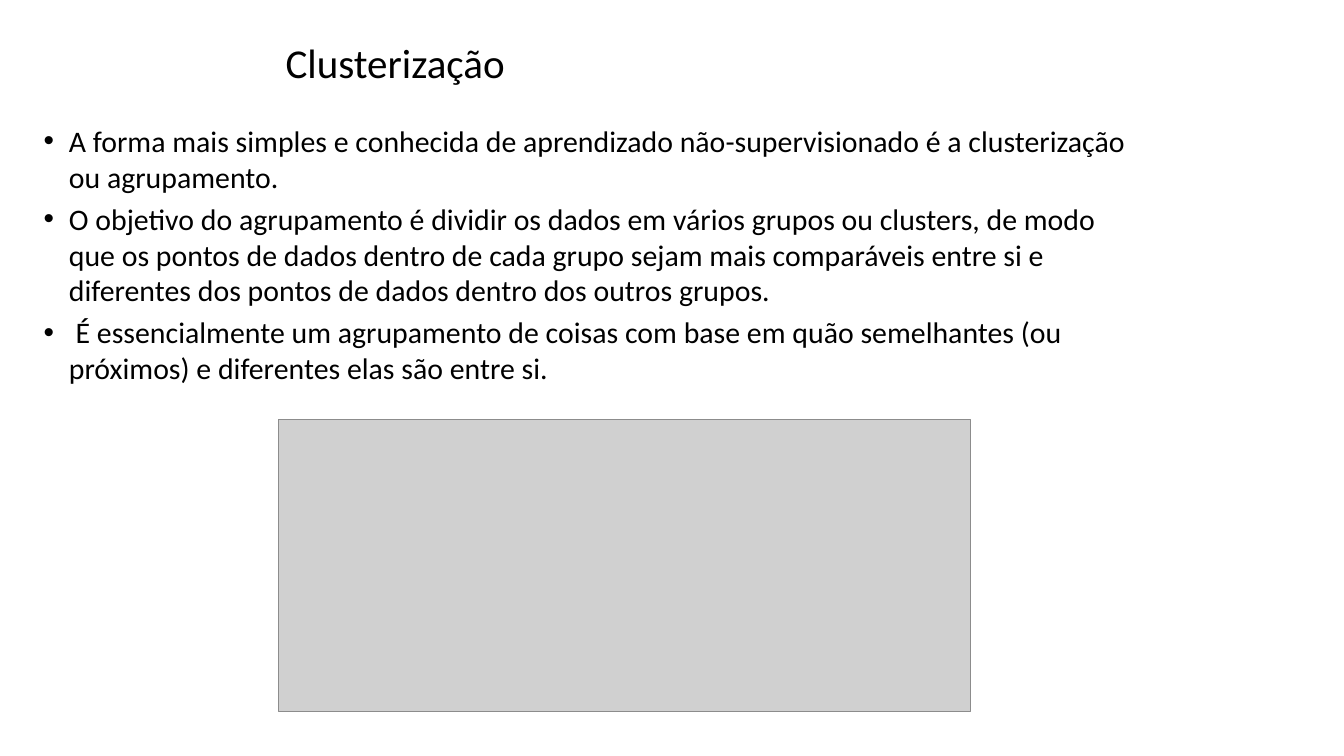
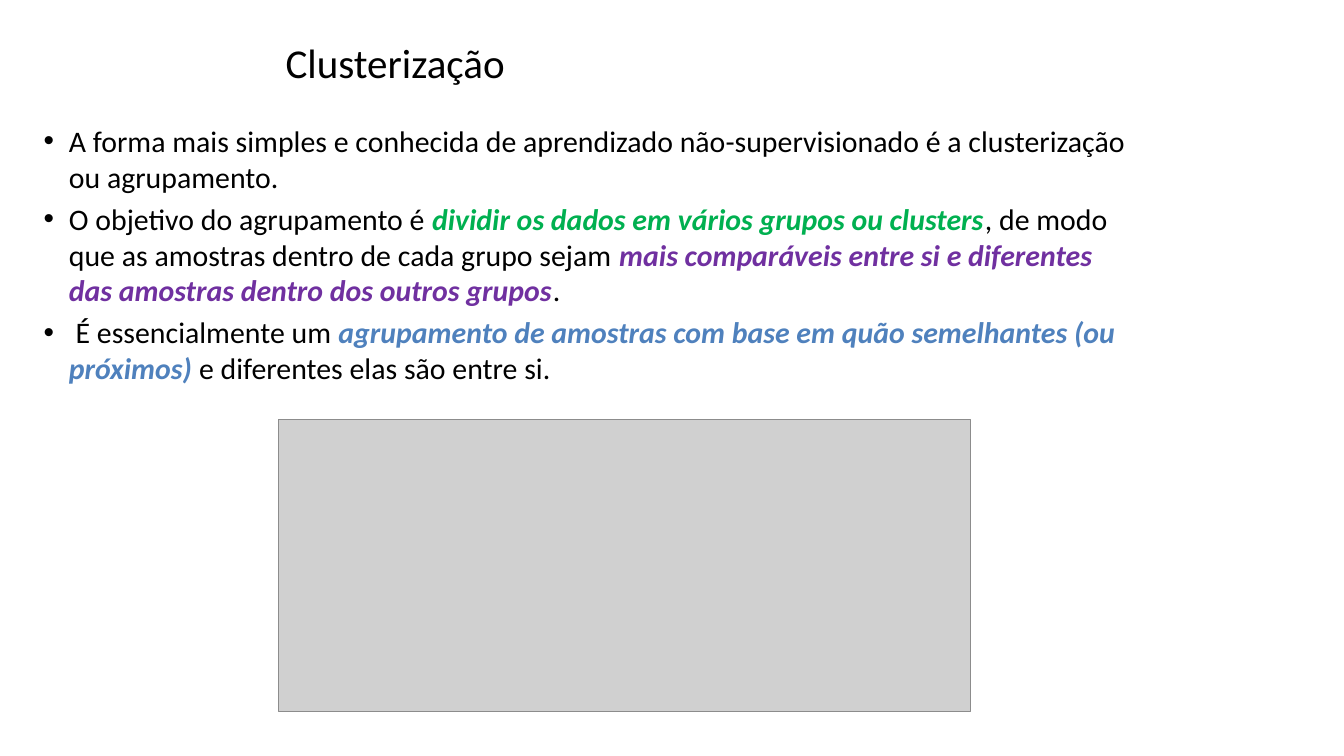
Before and after one commit to zz4fap/tp557-iot-ml, a slide deck: slide 4 of slides/TP557_16_detecção_de_anomalias.pptx. Drawn at 1344x756 pixels with LibreOffice and Linux fonts; fonts in the diff are those of the drawing; grey boxes stand for pictures; background and template pictures are left out. Boxes give left, top, right and bottom in pixels: in the first picture for what was removed or moved away, otherwise in the second. Text is boxed around its words. In the diff, an @@ line names an element or a change of style, - is before the commit and + after.

Commit message:
update of slides

```diff
--- a/slides/TP557_16_detecção_de_anomalias.pptx
+++ b/slides/TP557_16_detecção_de_anomalias.pptx
@@ text at box(69, 209, 1115, 384): text changed; bold on; italic on @@
-• O objetivo do agrupamento é dividir os dados em vários grupos ou clusters, de modo que os pontos de dados dentro de cada grupo sejam mais comparáveis entre si e diferentes dos pontos de dados dentro dos outros grupos.
-• É essencialmente um agrupamento de coisas com base em quão semelhantes (ou próximos) e diferentes elas são entre si.
+• O objetivo do agrupamento é dividir os dados em vários grupos ou clusters, de modo que as amostras dentro de cada grupo sejam mais comparáveis entre si e diferentes das amostras dentro dos outros grupos.
+• É essencialmente um agrupamento de amostras com base em quão semelhantes (ou próximos) e diferentes elas são entre si.
```
Also in this commit, not shown: 9 other slides changed, 1 other file.
